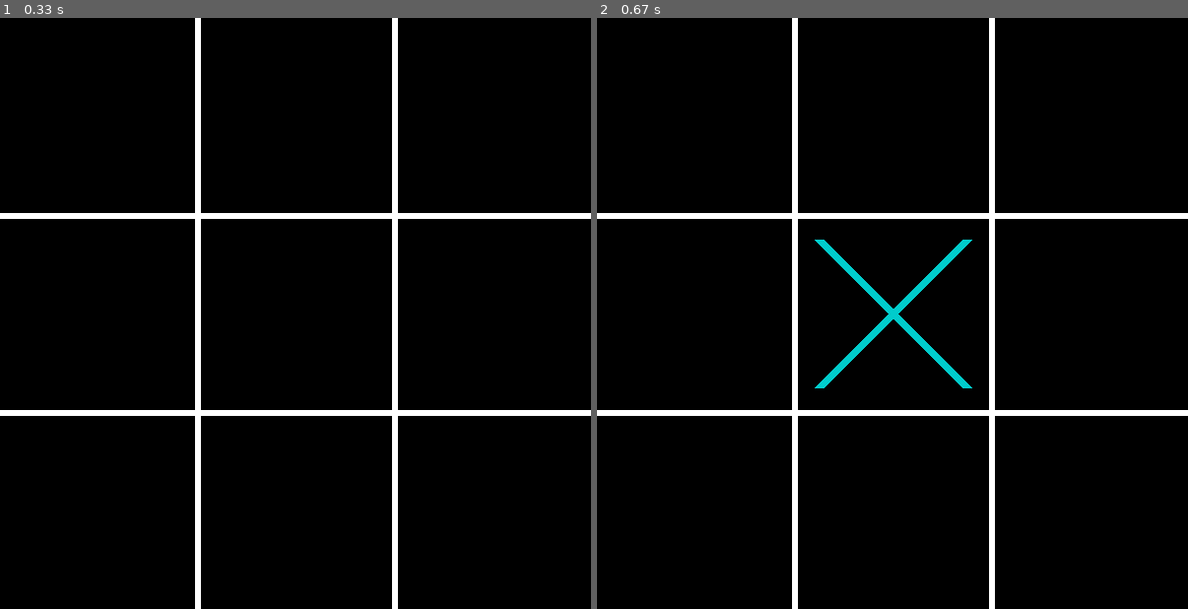
Above: before the commit, frames 1-2 (left to right).
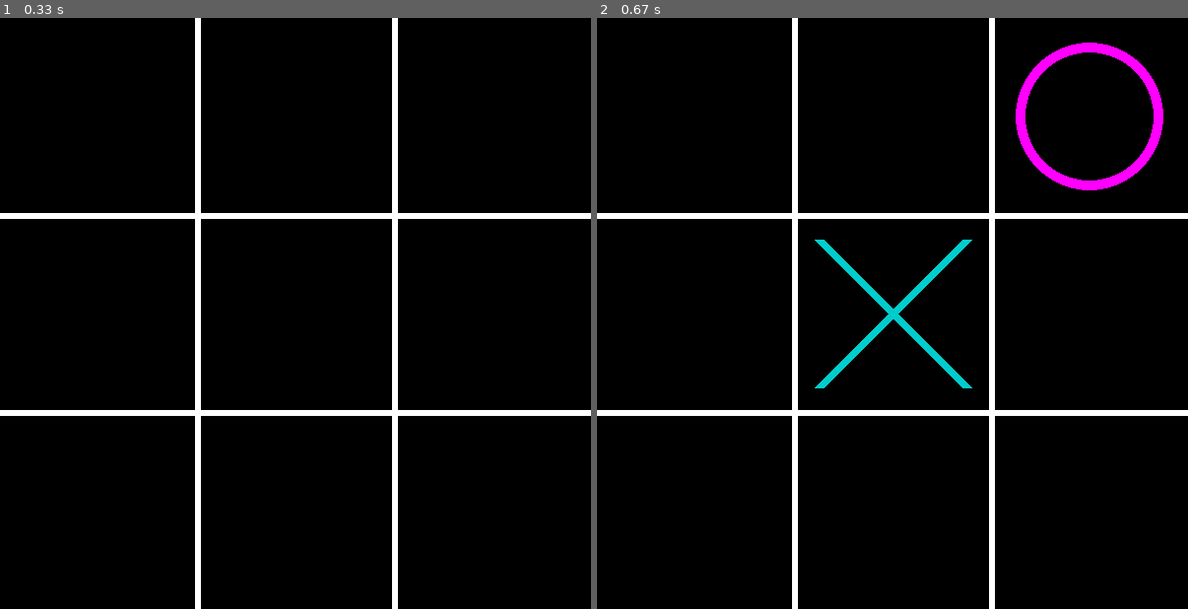
Above: after the commit, the same moments.

Repository: nanutnutna/pygame
Game: pygame game, started from main.py
Same seed, same stepped clock (60 frames per second), same inputs: the game is played once before the commit and once after it.
Inputs (mouse positions are in pixels of both pictures, inside the frame that each line leads up to):
- Up to frame 1 (0.33 s): no input
- Up to frame 2 (0.67 s): click (892, 313) at 0.38 s

Frame 1 is identical in both runs. In frame 2, 1.2% of the frame differs, in the area x 70-96%, y 4-30%.

Commit message:
add new feature 2 player

Diff:
--- a/main.py
+++ b/main.py
@@ -1,5 +1,6 @@
 import pygame
 import sys
+import random
 
 pygame.init()
 pygame.display.set_caption("Tic-Tac-Toe")
@@ -100,6 +101,17 @@
     frame.blit(text,textRect)
 
 
+def player2(player):
+    if player == 'O':
+        while True:
+            x_ = random.randint(0,2)
+            y_ = random.randint(0,2)
+            if BOARD[x_][y_] is None:
+                BOARD[x_][y_] = player
+                break
+    return (x_,y_)
+
+
 def restart():
     frame.fill(BLACK)
     draw_grid()
@@ -125,7 +137,11 @@
                 if check_win():
                     display_win(player)
                     game_over = True
-                player = 'O' if player == 'X' else 'X'
+                if player == 'X':
+                    player = 'O'
+                    p_x,p_y = player2(player)
+                    draw_symbol(p_x,p_y,player)
+                player = 'X'
             else:
                 display_tie()
                 game_over = True
